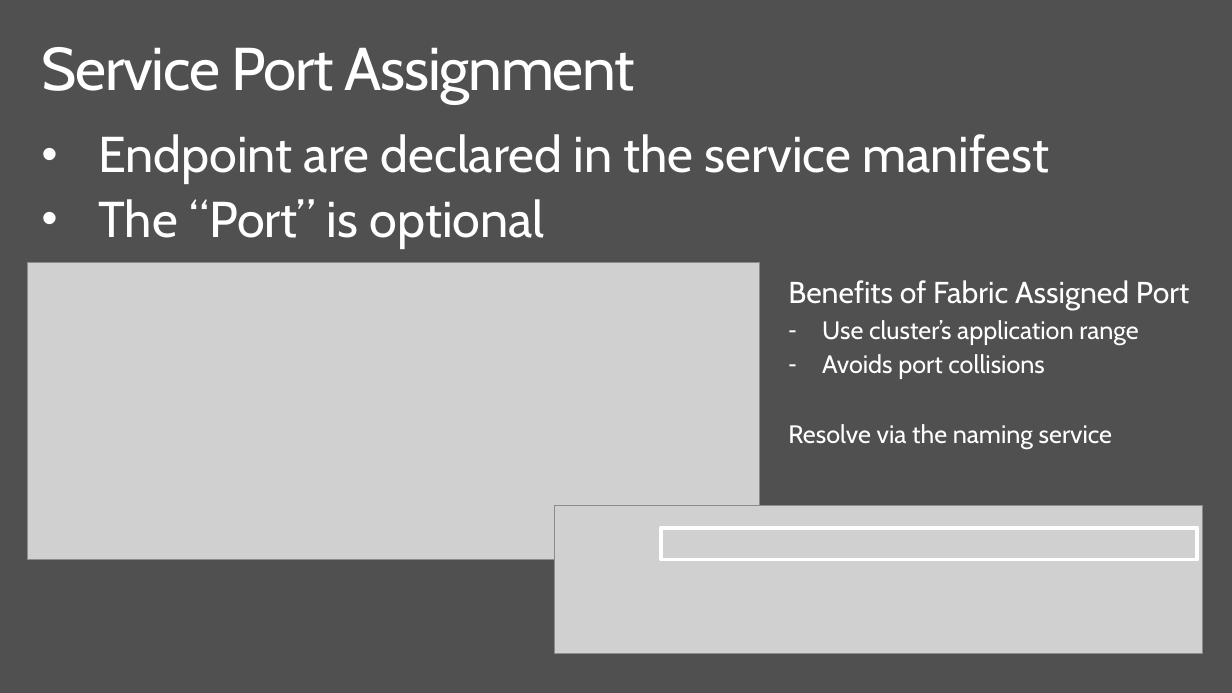
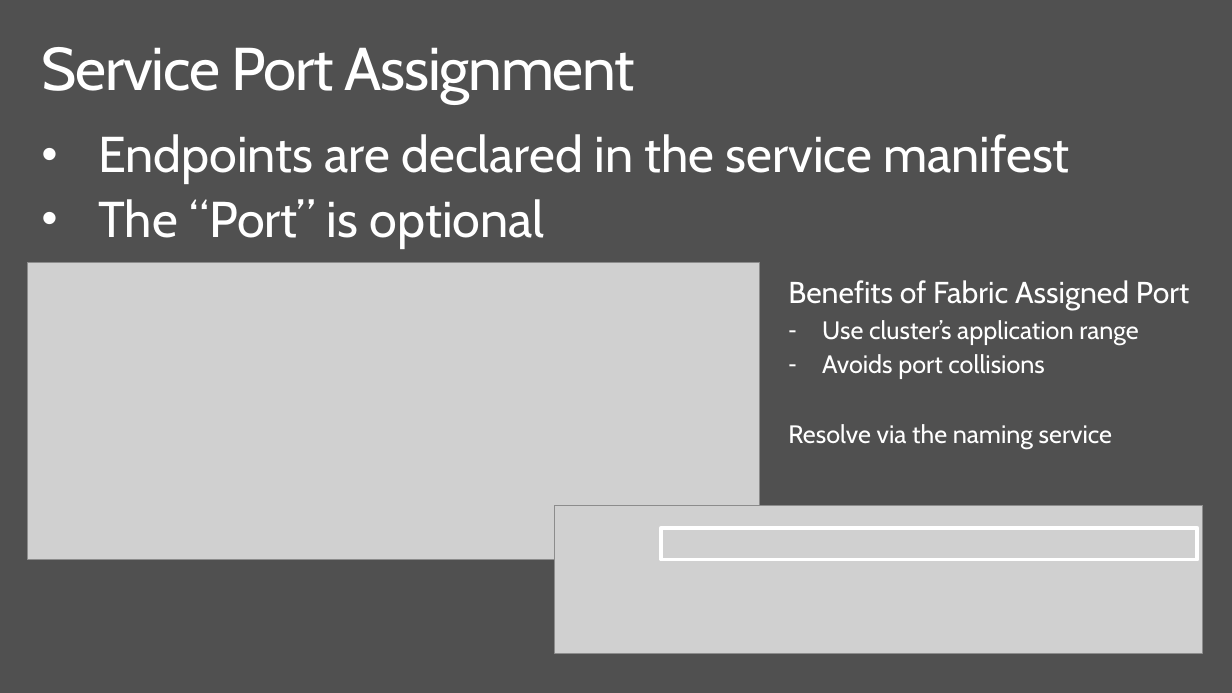
Before and after one commit to brentstineman/PersonalStuff, a slide deck: slide 16 of Presentations/Service Fabric/ServiceFabric - Real World.pptx. Drawn at 1232x693 pixels with LibreOffice and Linux fonts; fonts in the diff are those of the drawing; grey boxes stand for pictures. Boxes give left, top, right and bottom in pixels: in the first picture for what was removed or moved away, otherwise in the second. Text is boxed around its words. In the diff, an @@ line names an element or a change of style, - is before the commit and + after.

Commit message:
some typo fixes

```diff
--- a/Presentations/Service Fabric/ServiceFabric - Real World.pptx
+++ b/Presentations/Service Fabric/ServiceFabric - Real World.pptx
@@ text at [98, 134, 1070, 183]: text changed @@
-• Endpoint are declared in the service manifest
+• Endpoints are declared in the service manifest
```
Also in this commit, not shown: 1 other slide changed.
